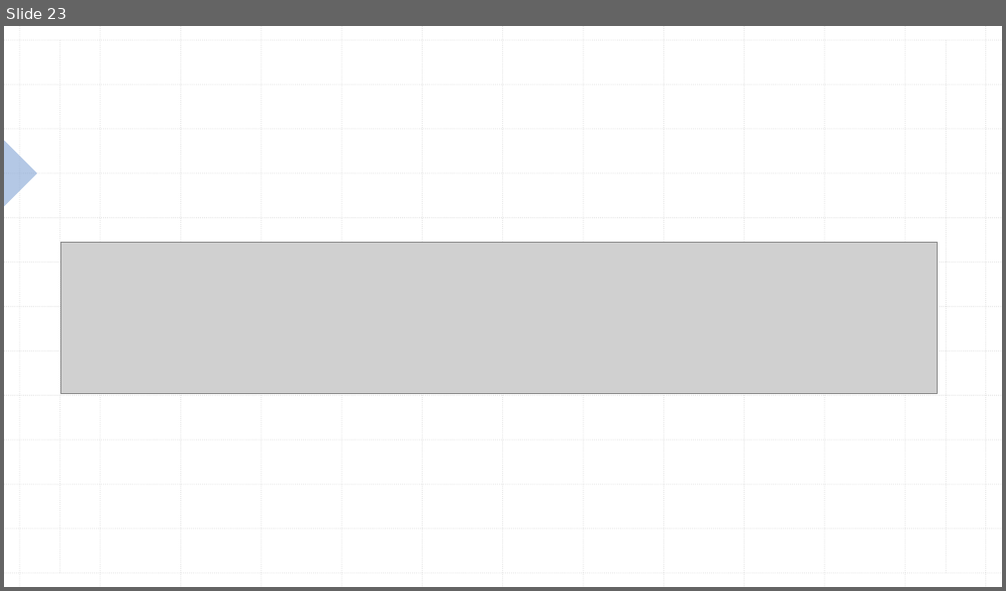
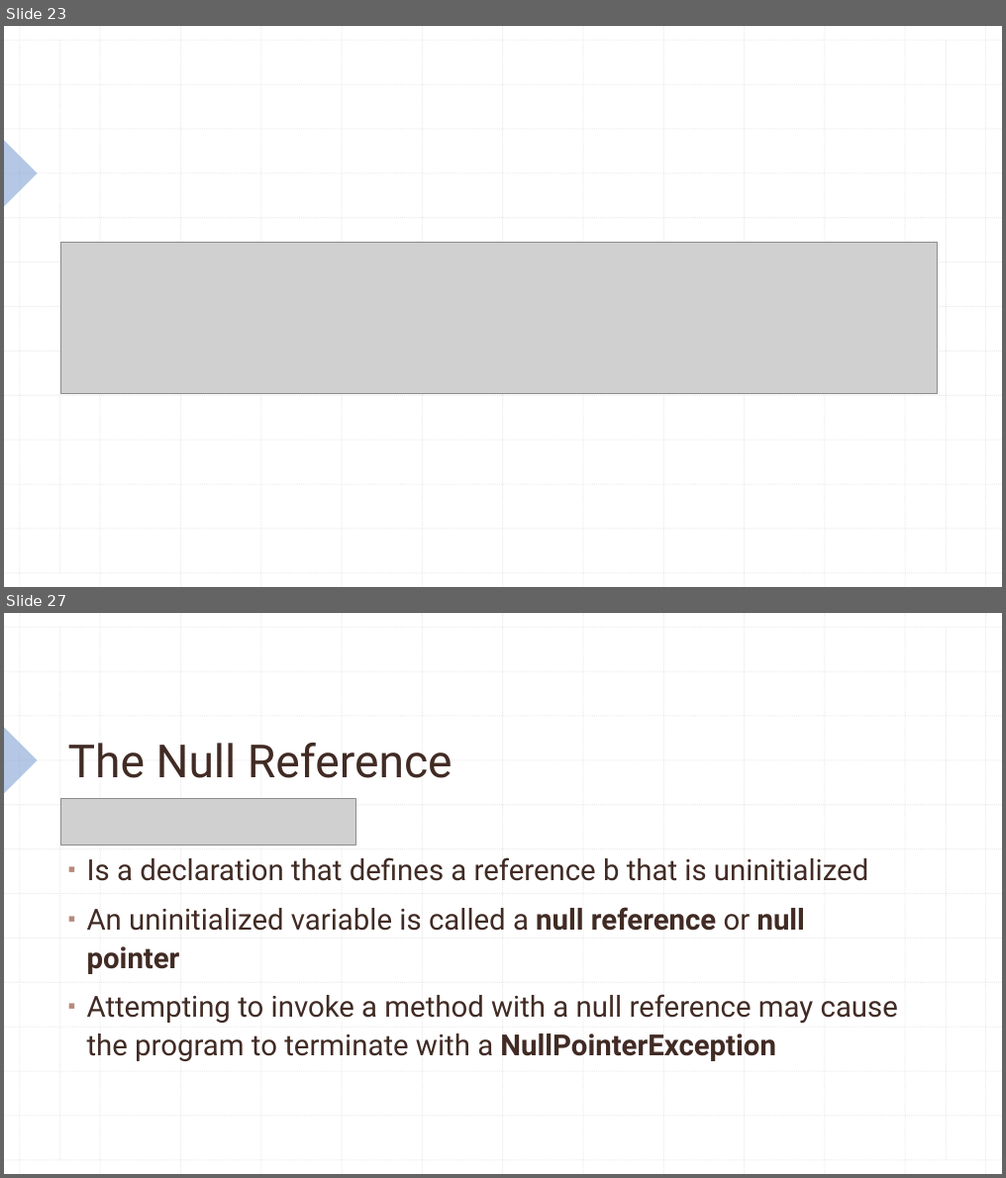
Before and after one commit to KarinaSang/Teaching, a slide deck: AP Java/Week3/Week3.pptx. Shown one above the other, each under a label of ours: slide 23 before the commit, slides 23 and 27 after it; the slides between them are not shown. The pictures are 1006x591 and 1006x1178 pixels, drawn with LibreOffice and Linux fonts; fonts in the diff are those of the drawing; grey boxes stand for pictures. Boxes give left, top, right and bottom in pixels: in the first picture for what was removed or moved away, otherwise in the second. Text is boxed around its words. In the diff, an @@ line names an element or a change of style, - is before the commit and + after.

```diff
--- a/AP Java/Week3/Week3.pptx
+++ b/AP Java/Week3/Week3.pptx
@@ slide 27 added at box(4, 613, 1002, 1174), background #FFFFFF; not listed: 29 template elements that a slide beside it also shows @@
@@ title added at box(68, 743, 452, 778), 44 pt, text #412B24 @@
+The Null Reference
@@ picture added at box(60, 799, 356, 845) @@
@@ text added at box(87, 858, 898, 1061), 28 pt, text #412B24 @@
+▪ Is a declaration that defines a reference b that is uninitialized
+▪ An uninitialized variable is called a null reference or null pointer
+▪ Attempting to invoke a method with a null reference may cause the program to terminate with a NullPointerException
```
Also in this commit, not shown: 24 other slides added, 8 slides removed, 11 other files.
